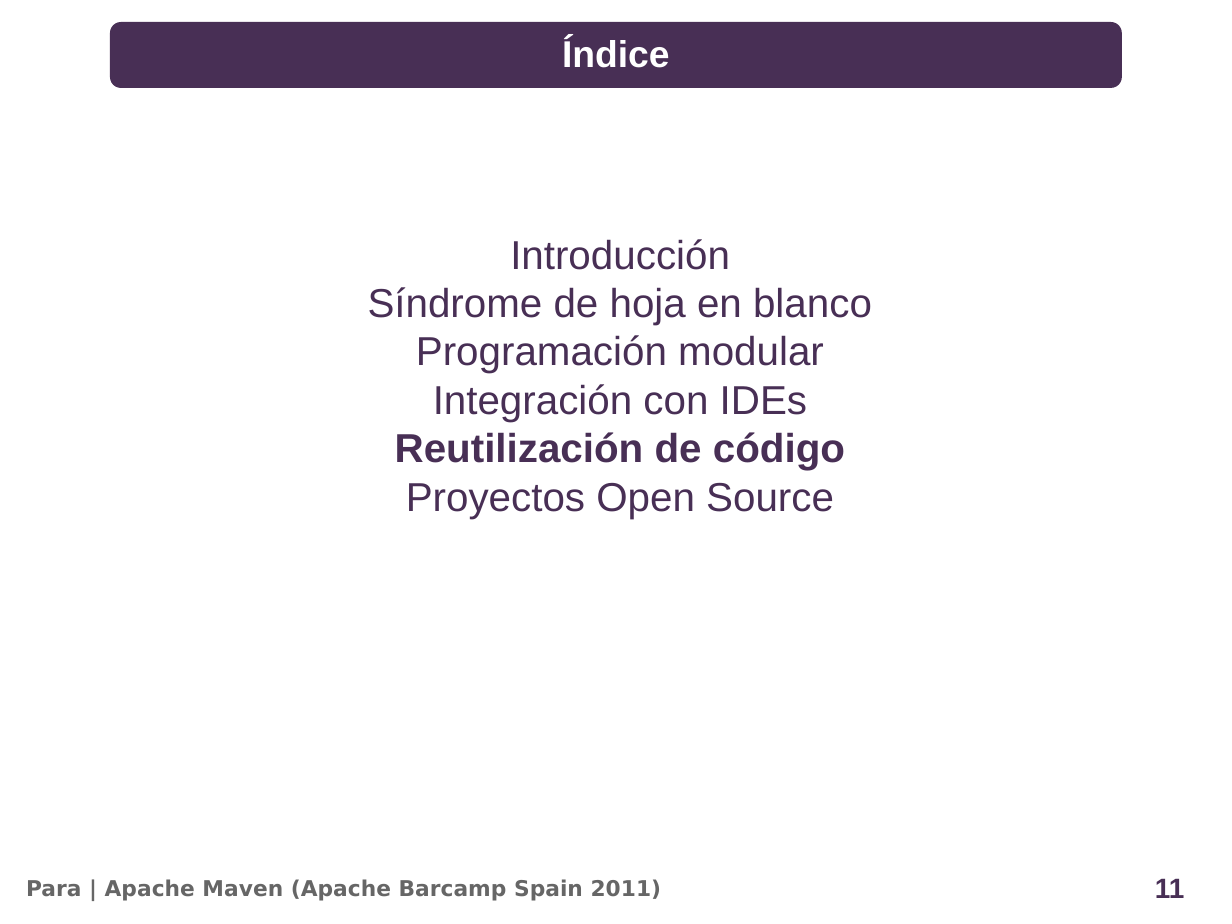
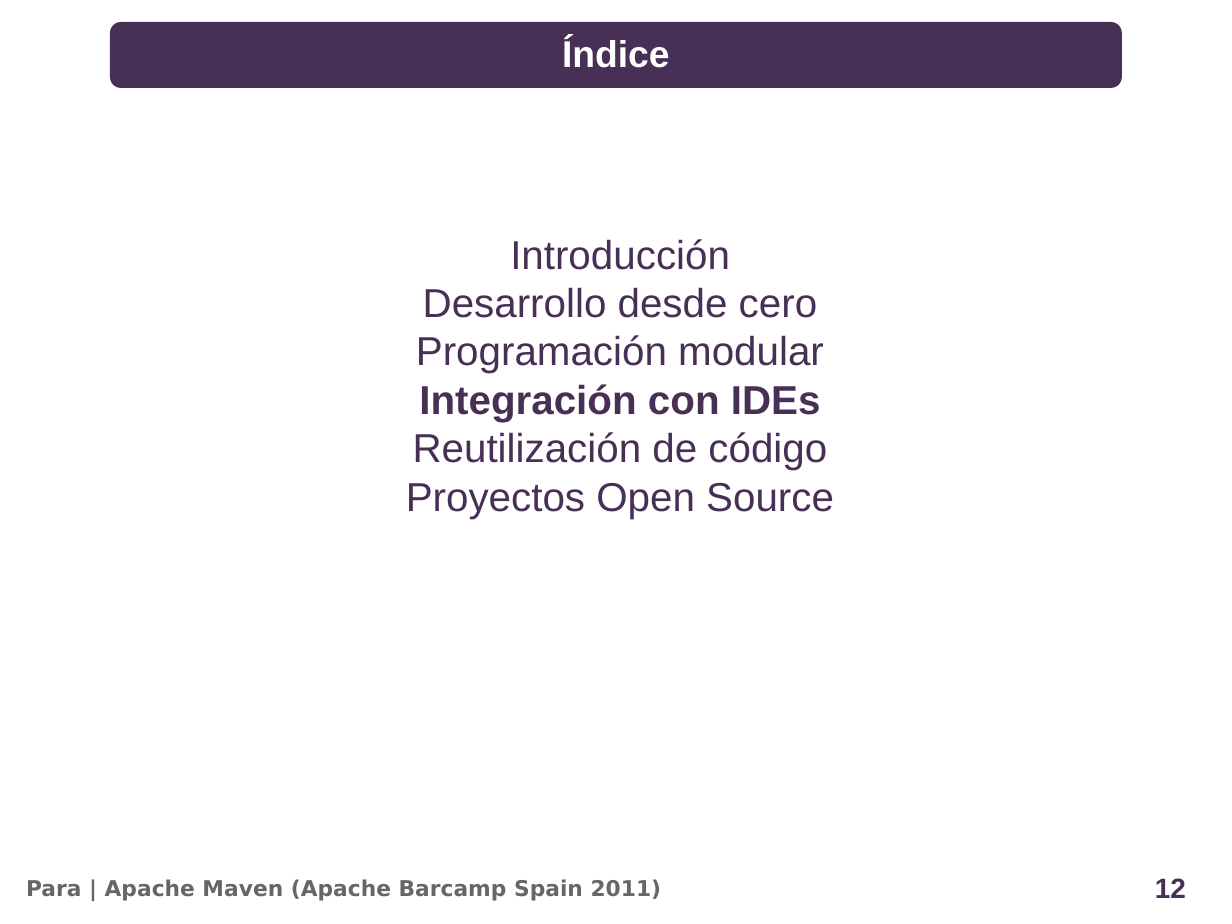
Before and after one commit to alediator/barcamp-maven, a slide deck: slide 12 of doc/slideshare.odp (slide 11 before the commit). Drawn at 1232x924 pixels with LibreOffice and Linux fonts; fonts in the diff are those of the drawing; background and template pictures are left out. Boxes give left, top, right and bottom in pixels: in the first picture for what was removed or moved away, otherwise in the second. Text is boxed around its words. In the diff, an @@ line names an element or a change of style, - is before the commit and + after.

```diff
--- a/doc/slideshare.odp
+++ b/doc/slideshare.odp
@@ text at <box>423,287,818,318</box>: text changed @@
-Síndrome de hoja en blanco
+Desarrollo desde cero
@@ text at <box>413,384,827,470</box>: bold on in "Integración con IDEs"; bold off in "Reutilización de código" @@
@@ page number at <box>1155,878,1186,898</box>: text changed @@
-11
+12
```
Also in this commit, not shown: 7 other slides changed, 2 slides added, 55 other files.
